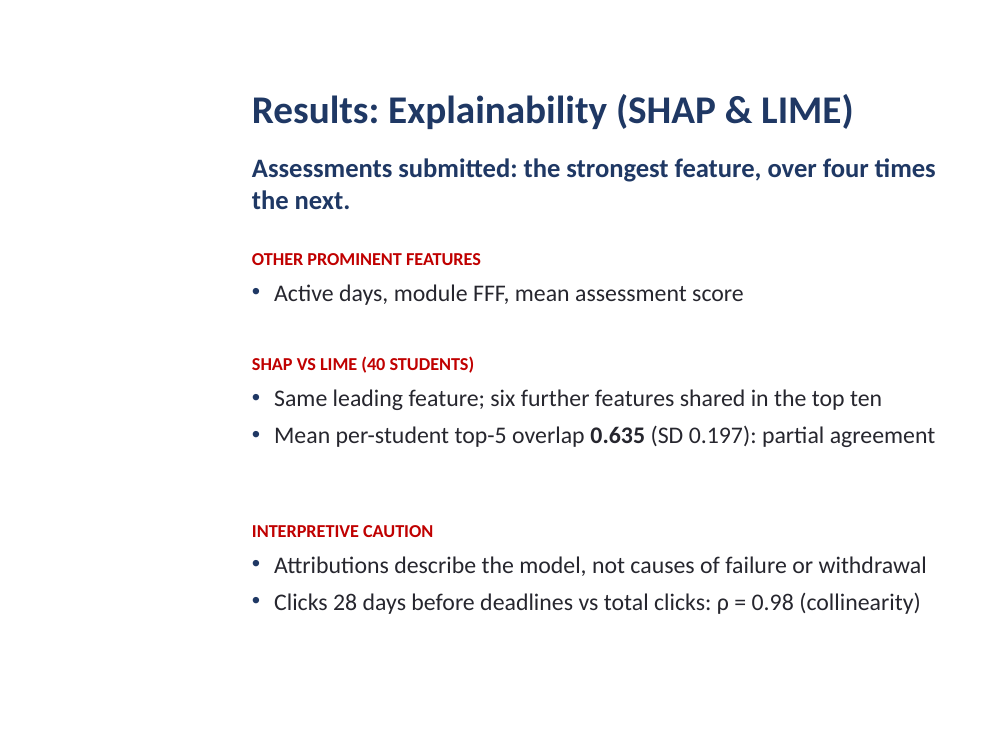
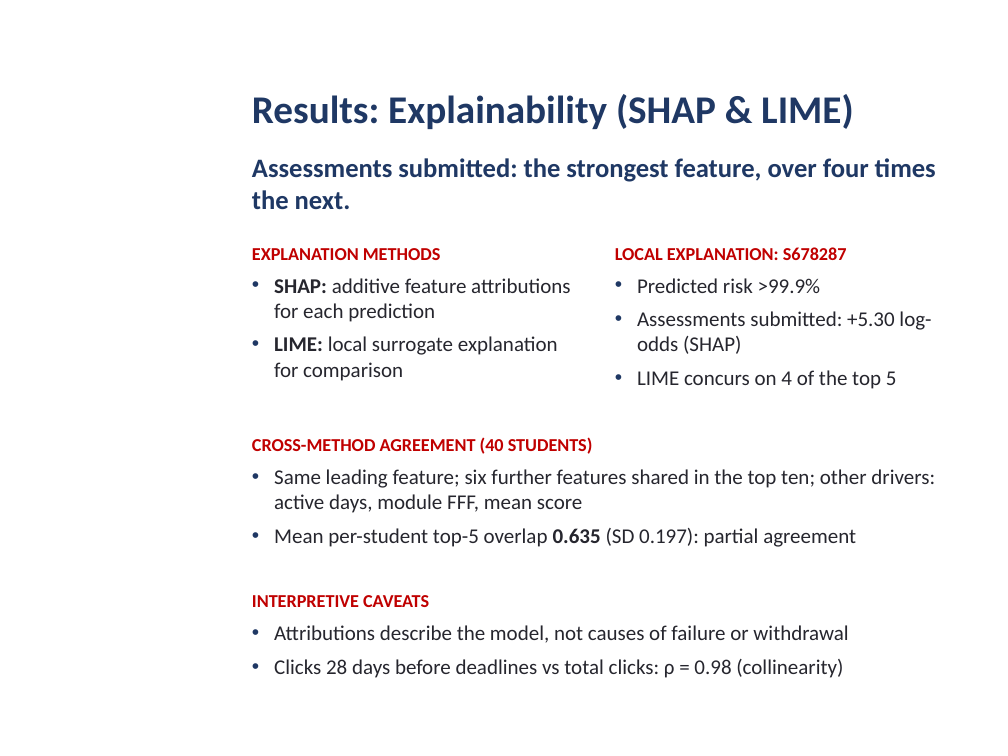
Before and after one commit to daniel-larry/python-run-result, a slide deck: slide 9 of Internal_Defense_Presentation.pptx. Drawn at 1008x756 pixels with LibreOffice and Linux fonts; fonts in the diff are those of the drawing; background and template pictures are left out. Boxes give left, top, right and bottom in pixels: in the first picture for what was removed or moved away, otherwise in the second. Text is boxed around its words. In the diff, an @@ line names an element or a change of style, - is before the commit and + after.

Commit message:
Defense deck: restore explanations on technical slides

```diff
--- a/Internal_Defense_Presentation.pptx
+++ b/Internal_Defense_Presentation.pptx
@@ text at box(252, 248, 570, 381): text changed; size 17 to 15 pt @@
-OTHER PROMINENT FEATURES
-• Active days, module FFF, mean assessment score
+EXPLANATION METHODS
+• SHAP: additive feature attributions for each prediction
+• LIME: local surrogate explanation for comparison
@@ text added at box(615, 247, 931, 389), 15 pt, text #26262E @@
+LOCAL EXPLANATION: S678287
+• Predicted risk >99.9%
+• Assessments submitted: +5.30 log-odds (SHAP)
+• LIME concurs on 4 of the top 5
@@ text at box(252, 437, 935, 513): text changed; size 17 to 15 pt @@
-SHAP VS LIME (40 STUDENTS)
-• Same leading feature; six further features shared in the top ten
+CROSS-METHOD AGREEMENT (40 STUDENTS)
+• Same leading feature; six further features shared in the top ten; other drivers: active days, module FFF, mean score
@@ text "CROSS-METHOD AGREEMENT (40 STUDENTS)": place and size @@
-text "CROSS-METHOD AGREEMENT (40 STUDENTS)" at box(252, 356, 936, 447)
+text "CROSS-METHOD AGREEMENT (40 STUDENTS)" at box(252, 437, 935, 547)
@@ text at box(274, 528, 856, 547): size 17 to 15 pt in "Mean per-student top-5 overlap 0.635 (SD 0.197): ..." @@
@@ text at box(252, 595, 429, 607): text changed @@
-INTERPRETIVE CAUTION
+INTERPRETIVE CAVEATS
@@ text "INTERPRETIVE CAVEATS": place and size @@
-text "INTERPRETIVE CAVEATS" at box(252, 525, 927, 614)
+text "INTERPRETIVE CAVEATS" at box(252, 595, 848, 678)
@@ text at box(274, 625, 848, 678): size 17 to 15 pt in "Attributions describe the model, not causes of ...", "Clicks 28 days before deadlines vs total ..." @@
```
Also in this commit, not shown: 4 other slides changed.
